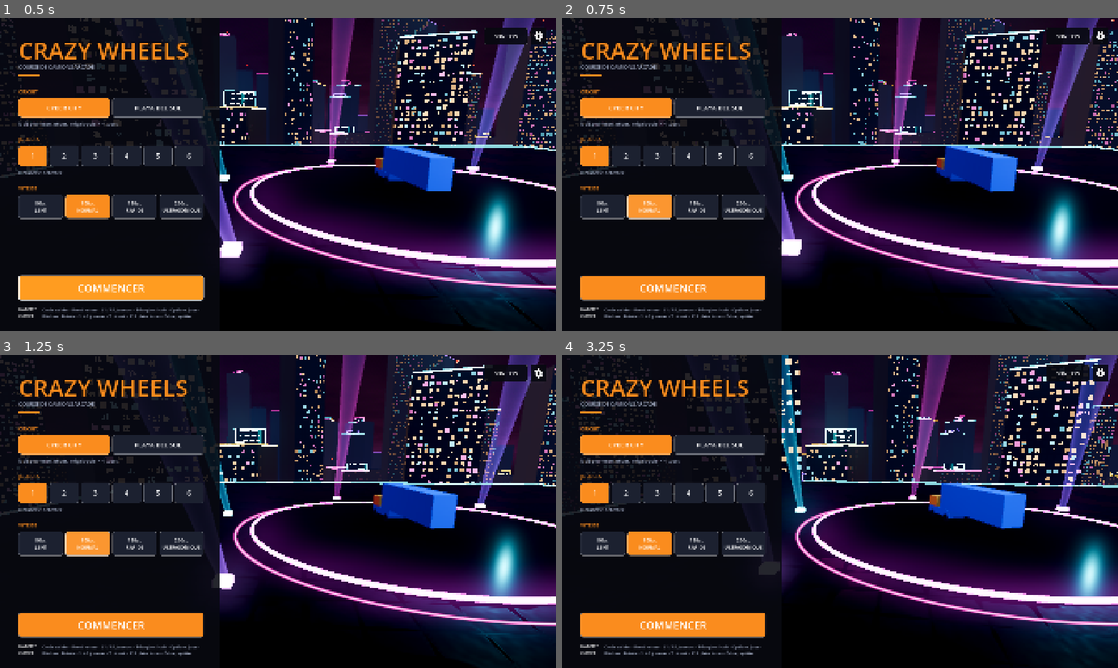
Above: before the commit, frames 1-4 (two rows, left to right).
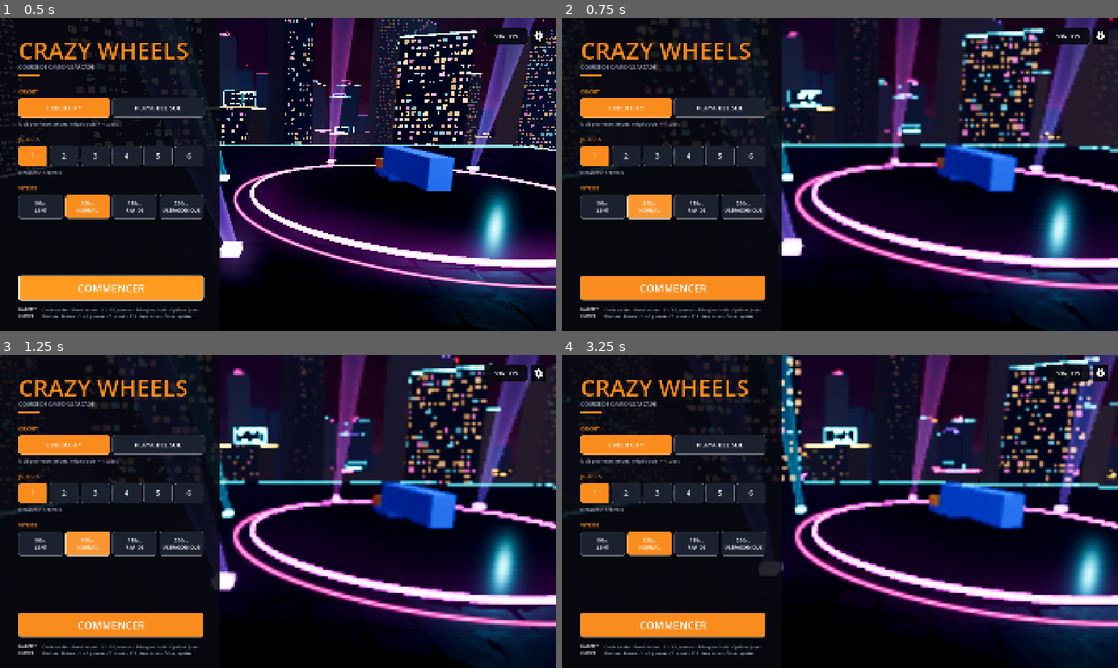
Above: after the commit, the same moments.

Repository: Shoz567/course-camions
Game: Godot game, scene res://ui/main_menu.tscn
The game is run twice, just before and just after one commit, with the same random seed, the same clock (stepped at 60 frames per second) and the same inputs.
Inputs (mouse positions are in pixels of both pictures, inside the frame that each line leads up to):
- Up to frame 1 (0.5 s): no input
- Up to frame 2 (0.75 s): click "100cc NORMAL" at 0.5 s
- Up to frame 3 (1.25 s): no input
- Up to frame 4 (3.25 s): click "100cc NORMAL" at 1.25 s; tap Enter (ui_accept) at 2, 2.27, 2.57 s; move the mouse to (962, 495) at 2.02 s; hold D 2.03-2.75 s; tap Space at 2.1 s; click (962, 495) at 2.17 s; drag from (728, 527) to (812, 574) at 2.77 s

Frame 1 is identical in both runs. In frame 2, 15% of the frame differs, in the area x 0-100%, y 0-97%; in frame 3, 14%; in frame 4, 15%, in the area x 0-100%, y 0-88%.

Commit message:
perf: resolution dynamique de la 3D (FSR) pour les GPU integres
Tous les effets restent : la 3D garde sa pleine resolution tant que le
GPU tient 60 images/s et ne descend (FSR 1, jusqu'a 60 %) que s'il
decroche. Case dans les parametres, active par defaut ; le compteur FPS
affiche la resolution 3D quand elle est baissee.

Co-Authored-By: Claude Opus 5.5 <noreply@anthropic.com>
Claude-Session: https://claude.ai/code/session_013v244wL662vSV5C53MKTo8

Diff:
--- /dev/null
+++ b/game/gameplay/dynamic_resolution.gd
@@ -0,0 +1,121 @@
+class_name DynamicResolution
+extends Node
+
+## Resolution dynamique (2026-10-09, « continue l'optimisation pour les
+## petites configurations avec GPU integre en conservant le plus possible les
+## graphismes ») : tous les effets restent ; seule la resolution de la 3D
+## baisse, et seulement quand la carte graphique ne tient plus 60 images/s.
+## L'image est alors remise a la taille de l'ecran par FSR 1 (mise a
+## l'echelle avec accentuation des contours) ; l'interface (HUD, menus) reste
+## a pleine resolution.
+##
+## Mesure (RTX 5060 Ti, Cyber City, qualite moyenne, 1080p) : 3D a 77 % ->
+## -27 % de temps de rendu, a 67 % -> -39 % ; aucun autre reglage n'en
+## approche (SSAO ou ombres en qualite reduite : moins de 2 %). Sur une puce
+## integree, limitee par le nombre de pixels a remplir, l'ecart est plus grand.
+##
+## Toutes les VIEW_WINDOW secondes : temps GPU moyen de toutes les vues
+## (fenetre + cases de l'ecran partage). Au-dessus du budget, l'echelle
+## descend d'un coup a la valeur estimee (cout proportionnel au nombre de
+## pixels) ; nettement en dessous, elle remonte d'un palier, au plus toutes
+## les RAISE_HOLD secondes : chaque changement realloue les tampons de rendu,
+## d'ou des paliers de SCALE_STEP plutot qu'un reglage continu.
+## Une carte qui tient le budget reste a 100 %, sans FSR.
+
+## Vues de l'ecran partage a suivre (GraphicsSettings.apply_viewport) ; la
+## fenetre principale est toujours suivie.
+const GROUP := &"dynamic_resolution_views"
+## Budget du temps GPU par image : 60 images/s avec 15 % de marge.
+const TARGET_MS := 1000.0 / 60.0 * 0.85
+## En dessous de RAISE_RATIO x budget, l'echelle peut remonter.
+const RAISE_RATIO := 0.7
+const MIN_SCALE := 0.6
+const SCALE_STEP := 0.05
+const VIEW_WINDOW := 0.5
+const RAISE_HOLD := 2.0
+
+## Echelle 3D appliquee (1.0 = pleine resolution).
+var scale: float = 1.0
+## Budget GPU vise (ms) ; TARGET_MS sauf pour une mesure.
+var target_ms: float = TARGET_MS
+
+var _gpu_sum: float = 0.0
+var _frames: int = 0
+var _wait: float = VIEW_WINDOW
+var _since_change: float = 0.0
+var _measured: Dictionary = {}
+
+
+func _ready() -> void:
+	process_mode = Node.PROCESS_MODE_ALWAYS
+
+
+func _process(delta: float) -> void:
+	var views := _views()
+	if not GameState.dynamic_resolution:
+		if scale != 1.0:
+			set_scale(1.0, views)
+		return
+	_since_change += delta
+	var gpu := 0.0
+	for vp in views:
+		# case de l'ecran partage creee depuis le dernier changement
+		if absf(vp.scaling_3d_scale - (scale if scale < 0.999 else 1.0)) > 0.001:
+			apply_to(vp, scale)
+		var rid := vp.get_viewport_rid()
+		if not _measured.has(rid):
+			_measured[rid] = true
+			RenderingServer.viewport_set_measure_render_time(rid, true)
+		gpu += RenderingServer.viewport_get_measured_render_time_gpu(rid)
+	_gpu_sum += gpu
+	_frames += 1
+	_wait -= delta
+	if _wait > 0.0:
+		return
+	_wait = VIEW_WINDOW
+	var avg := _gpu_sum / maxi(_frames, 1)
+	_gpu_sum = 0.0
+	_frames = 0
+	var next := next_scale(scale, avg, _since_change, target_ms)
+	if next != scale:
+		set_scale(next, views)
+
+
+## Echelle suivante pour un temps GPU moyen `gpu_ms` mesure a l'echelle
+## `current`, `since_change` secondes apres le dernier changement. 0 ms (pas
+## de mesure : rendu factice, premiere image) ne change rien.
+static func next_scale(current: float, gpu_ms: float, since_change: float,
+		target_ms: float = TARGET_MS) -> float:
+	if gpu_ms <= 0.0:
+		return current
+	if gpu_ms > target_ms:
+		# cout ~ pixels ~ echelle au carre ; arrondi au palier inferieur
+		var want := current * sqrt(target_ms / gpu_ms)
+		return clampf(floorf(want / SCALE_STEP + 0.001) * SCALE_STEP, MIN_SCALE, current)
+	if current < 1.0 and since_change >= RAISE_HOLD and gpu_ms < target_ms * RAISE_RATIO:
+		var up := minf(current + SCALE_STEP, 1.0)
+		# pas de remontee qui repasserait au-dessus du budget
+		if gpu_ms * (up * up) / (current * current) < target_ms:
+			return up
+	return current
+
+
+## Applique l'echelle `s` a `views` : FSR 1 en dessous de 100 %, rien au-dessus.
+func set_scale(s: float, views: Array[Viewport]) -> void:
+	scale = s
+	_since_change = 0.0
+	for vp in views:
+		apply_to(vp, s)
+
+
+static func apply_to(vp: Viewport, s: float) -> void:
+	var full := s >= 0.999
+	vp.scaling_3d_mode = Viewport.SCALING_3D_MODE_BILINEAR if full else Viewport.SCALING_3D_MODE_FSR
+	vp.scaling_3d_scale = 1.0 if full else s
+
+
+func _views() -> Array[Viewport]:
+	var out: Array[Viewport] = [get_viewport()]
+	for n in get_tree().get_nodes_in_group(GROUP):
+		out.append(n as Viewport)
+	return out
--- a/game/gameplay/game_state.gd
+++ b/game/gameplay/game_state.gd
@@ -49,6 +49,13 @@
 		if _fps_label != null:
 			_fps_label.visible = value
 
+## Resolution dynamique de la 3D (parametres du menu, DynamicResolution) :
+## active par defaut, sans effet tant que la carte tient 60 images/s.
+var dynamic_resolution: bool = true
+
+## Regle l'echelle 3D de toutes les vues (enfant de l'autoload).
+var resolution: DynamicResolution
+
 var _fps_label: Label
 var _fps_wait: float = 0.0
 
@@ -86,6 +93,9 @@
 
 func _ready() -> void:
 	process_mode = Node.PROCESS_MODE_ALWAYS
+	resolution = DynamicResolution.new()
+	resolution.name = "DynamicResolution"
+	add_child(resolution)
 	var layer := CanvasLayer.new()
 	layer.name = "FpsCounter"
 	layer.layer = 128
@@ -114,11 +124,15 @@
 		return
 	_fps_wait = 0.25
 	var fps := Engine.get_frames_per_second()
-	_fps_label.text = fps_text(fps)
+	_fps_label.text = fps_text(fps, resolution.scale)
 	_fps_label.modulate = Color(0.45, 1.0, 0.5) if fps >= 55.0 else (Color(1.0, 0.85, 0.3) if fps >= 30.0 \
 		else Color(1.0, 0.4, 0.35))
 
 
-## Texte du compteur : images par seconde et duree d'une image.
-static func fps_text(fps: float) -> String:
-	return "%d FPS  (%.1f ms)" % [roundi(fps), 1000.0 / maxf(fps, 1.0)]
+## Texte du compteur : images par seconde, duree d'une image et, quand la
+## resolution dynamique l'a baissee, la resolution de la 3D.
+static func fps_text(fps: float, scale: float = 1.0) -> String:
+	var text := "%d FPS  (%.1f ms)" % [roundi(fps), 1000.0 / maxf(fps, 1.0)]
+	if scale < 0.999:
+		text += "\n3D %d %%" % roundi(scale * 100.0)
+	return text
--- a/game/gameplay/graphics_settings.gd
+++ b/game/gameplay/graphics_settings.gd
@@ -23,6 +23,10 @@
 ## Le post-traitement de chaque camera (ScreenFx : aberration, vignettage,
 ## brume de chaleur ; ~0,3 ms par vue) est pose par ChaseCamera en
 ## qualite haute et moyenne.
+##
+## Independamment de la qualite, DynamicResolution baisse la resolution de la
+## 3D (FSR 1) quand le GPU ne tient plus 60 images/s ; les cases de l'ecran
+## partage passees ici sont suivies (groupe DynamicResolution.GROUP).
 
 enum Quality { HIGH, MEDIUM, LOW }
 
@@ -90,6 +94,9 @@
 static func apply_viewport(vp: Viewport, quality: int) -> void:
 	if vp == null:
 		return
+	# case de l'ecran partage : suivie par la resolution dynamique
+	if vp is SubViewport:
+		vp.add_to_group(DynamicResolution.GROUP)
 	if quality == Quality.LOW:
 		vp.msaa_3d = Viewport.MSAA_DISABLED
 		vp.screen_space_aa = Viewport.SCREEN_SPACE_AA_FXAA
--- a/game/tests/scenes/main_menu_test.gd
+++ b/game/tests/scenes/main_menu_test.gd
@@ -206,7 +206,19 @@
 	var on := GameState.show_fps and label.visible
 	_menu.fps_check.button_pressed = false
 	check("parametres : compteur FPS eteint par defaut, la case l'affiche puis le cache",
-		off_first and on and not label.visible and GameStateNode.fps_text(60.0) == "60 FPS  (16.7 ms)")
+		off_first and on and not label.visible and GameStateNode.fps_text(60.0) == "60 FPS  (16.7 ms)"
+		and GameStateNode.fps_text(60.0, 0.75) == "60 FPS  (16.7 ms)\n3D 75 %")
+	# resolution dynamique (2026-10-09) : active par defaut, la case la coupe
+	# et ramene la 3D a pleine resolution
+	var dyn_default := GameState.dynamic_resolution and _menu.dynres_check.button_pressed
+	GameState.resolution.set_scale(0.7, [get_viewport()])
+	_menu.dynres_check.button_pressed = false
+	GameState.resolution._process(0.016)
+	var dyn_off := not GameState.dynamic_resolution and GameState.resolution.scale == 1.0 \
+		and get_viewport().scaling_3d_scale == 1.0
+	_menu.dynres_check.button_pressed = true
+	check("parametres : resolution dynamique active par defaut, la case la coupe (3D a 100 %)",
+		dyn_default and dyn_off and GameState.dynamic_resolution)
 	check("6 boutons de joueurs", _menu.player_buttons.size() == 6)
 	check("touche 6 : 6 joueurs, 6 camions, tous sur le plateau", _seen.get("key6", []) == [6, 6, true],
 		str(_seen.get("key6", [])))
--- a/game/tests/scenes/project_settings_test.gd
+++ b/game/tests/scenes/project_settings_test.gd
@@ -88,7 +88,27 @@
 	GraphicsSettings.apply_viewport(vp, GraphicsSettings.Quality.LOW)
 	check("vues de l'ecran partage : MSAA 2x + SMAA (haute), MSAA 2x (moyenne), FXAA (basse)", high and medium
 		and vp.msaa_3d == Viewport.MSAA_DISABLED and vp.screen_space_aa == Viewport.SCREEN_SPACE_AA_FXAA)
+	check("case de l'ecran partage suivie par la resolution dynamique", vp.is_in_group(DynamicResolution.GROUP))
+	DynamicResolution.apply_to(vp, 0.75)
+	var fsr := vp.scaling_3d_mode == Viewport.SCALING_3D_MODE_FSR and is_equal_approx(vp.scaling_3d_scale, 0.75)
+	DynamicResolution.apply_to(vp, 1.0)
+	check("resolution dynamique : FSR sous 100 %, mise a l'echelle simple a 100 %", fsr
+		and vp.scaling_3d_mode == Viewport.SCALING_3D_MODE_BILINEAR and vp.scaling_3d_scale == 1.0)
 	vp.free()
+	# resolution dynamique (2026-10-09, GPU integres) : pleine resolution tant
+	# que le budget de 60 images/s tient ; au-dela, chute a l'echelle estimee
+	# (cout ~ pixels), bornee a MIN_SCALE ; remontee d'un palier apres
+	# RAISE_HOLD s, si elle ne repasse pas le budget ; sans mesure, rien
+	var steps := [DynamicResolution.next_scale(1.0, 10.0, 0.0), DynamicResolution.next_scale(1.0, 20.0, 0.0),
+		DynamicResolution.next_scale(1.0, 100.0, 0.0), DynamicResolution.next_scale(0.8, 8.0, 1.0),
+		DynamicResolution.next_scale(0.8, 8.0, 3.0), DynamicResolution.next_scale(0.8, 0.0, 3.0),
+		DynamicResolution.next_scale(0.95, 9.0, 3.0), DynamicResolution.next_scale(0.8, 12.0, 3.0)]
+	var want := [1.0, 0.8, DynamicResolution.MIN_SCALE, 0.8, 0.85, 0.8, 1.0, 0.8]
+	var same := true
+	for i in want.size():
+		same = same and is_equal_approx(float(steps[i]), float(want[i]))
+	check("resolution dynamique : 100 % dans le budget, baisse au cout estime, remontee prudente",
+		same, str(steps))
 	# post-traitement (ScreenFx) : plus de flou de vitesse (2026-10-09, a la
 	# demande de l'utilisateur)
 	var fx_methods := (load("res://gameplay/screen_fx.gd") as Script).get_script_method_list().map(
--- a/game/ui/main_menu.gd
+++ b/game/ui/main_menu.gd
@@ -55,6 +55,8 @@
 var quality_option: OptionButton
 ## Compteur d'images par seconde (GameState.show_fps).
 var fps_check: CheckButton
+## Resolution dynamique de la 3D (GameState.dynamic_resolution).
+var dynres_check: CheckButton
 var _gear: GearIcon
 var _pads_label: Label
 var _orbit_center: Vector3
@@ -245,6 +247,13 @@
 	GameState.show_fps = on
 	if fps_check != null:
 		fps_check.set_pressed_no_signal(on)
+
+
+## Resolution dynamique, gardee dans GameState (DynamicResolution).
+func set_dynamic_resolution(on: bool) -> void:
+	GameState.dynamic_resolution = on
+	if dynres_check != null:
+		dynres_check.set_pressed_no_signal(on)
 
 
 ## Qualite graphique (GraphicsSettings.Quality), gardee dans GameState pour les
@@ -605,6 +614,15 @@
 	fps_check.toggled.connect(set_show_fps)
 	opts.add_child(fps_check)
 
+	dynres_check = CheckButton.new()
+	dynres_check.name = "DynResCheck"
+	dynres_check.text = "Résolution dynamique"
+	dynres_check.tooltip_text = "Baisse la résolution de la 3D seulement quand la carte graphique\nne tient plus 60 images/s (mise à l'échelle FSR). Effets intacts."
+	dynres_check.add_theme_font_size_override("font_size", 19)
+	dynres_check.button_pressed = GameState.dynamic_resolution
+	dynres_check.toggled.connect(set_dynamic_resolution)
+	opts.add_child(dynres_check)
+
 	var back := Button.new()
 	back.name = "Back"
 	back.text = "RETOUR"
Not shown, added: game/gameplay/dynamic_resolution.gd.uid
Not shown, changed: PLAN.md
